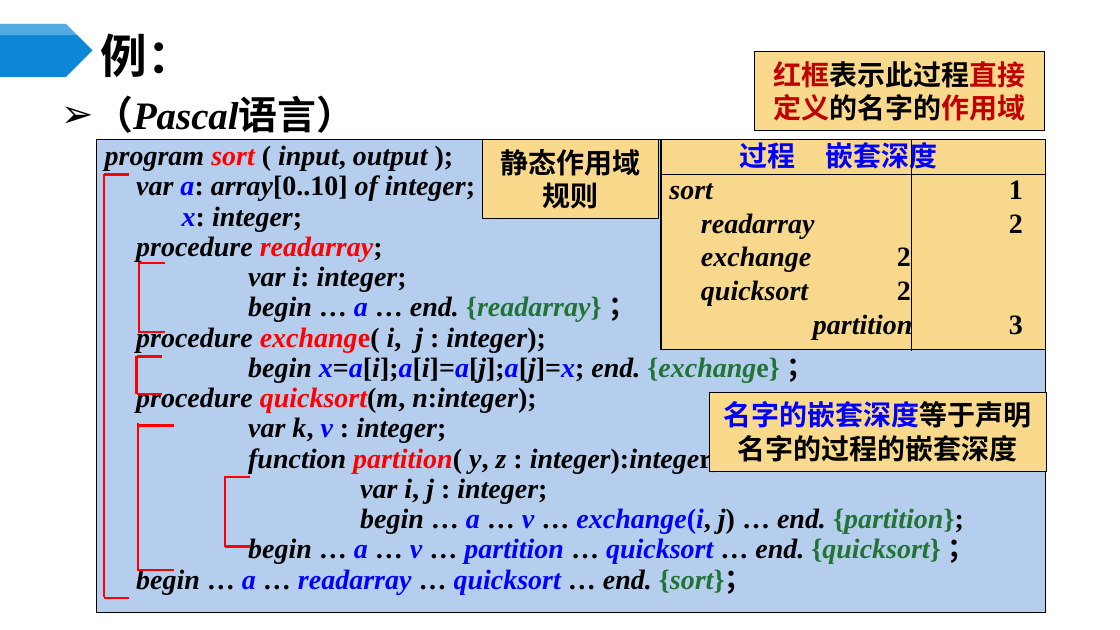
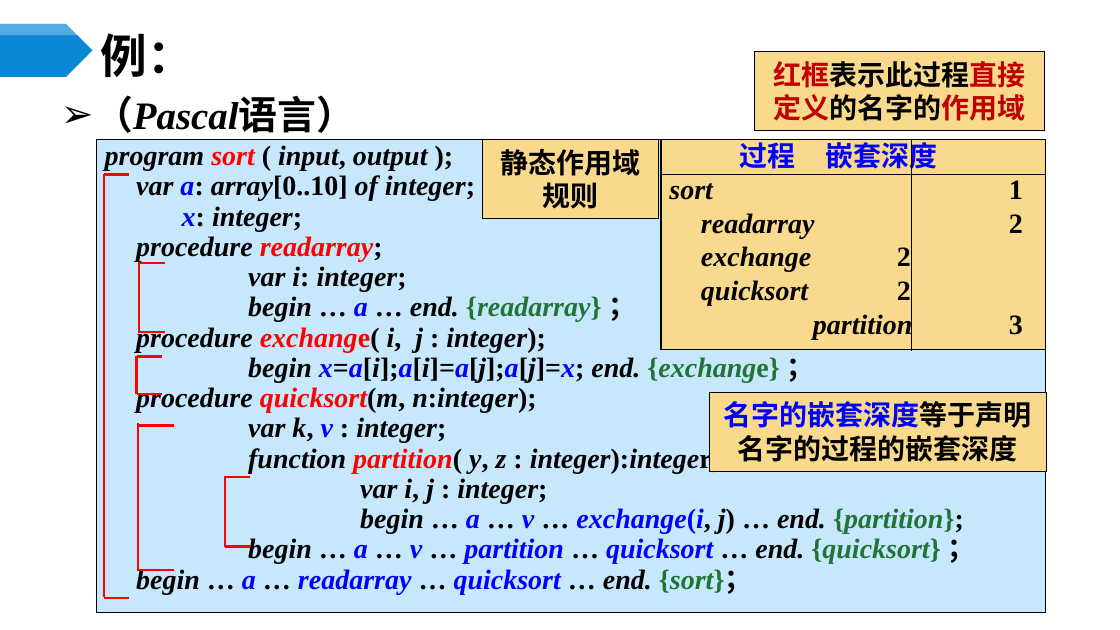
Before and after one commit to ponder-j/HIT-Compilers-Notes, a slide deck: slide 37 of ppts/第7章 运行存储分配.pptx (slide 36 before the commit). Drawn at 1120x630 pixels with LibreOffice and Linux fonts; fonts in the diff are those of the drawing. Boxes give left, top, right and bottom in pixels: in the first picture for what was removed or moved away, otherwise in the second. Text is boxed around its words. In the diff, an @@ line names an element or a change of style, - is before the commit and + after.

```diff
--- a/ppts/第7章 运行存储分配.pptx
+++ b/ppts/第7章 运行存储分配.pptx
@@ rectangle "program sort ( input, output ..." at (96, 140, 1046, 613): fill #B5CEED to #C6E7FC @@
```
Also in this commit, not shown: 10 other slides changed, 2 slides added, 4 slides removed, 5 other files.
